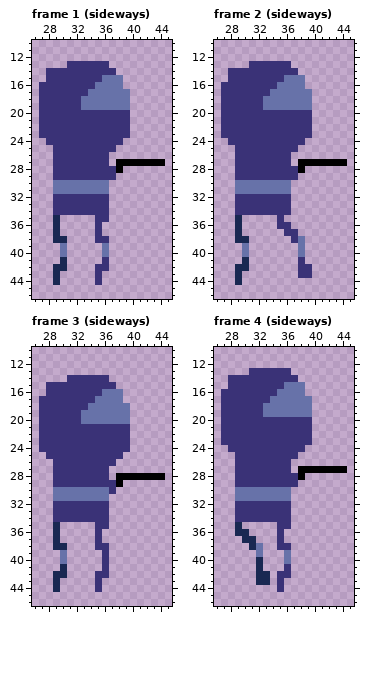
File history of a pixel-art file, Asesprite/pistol_guy.ase. The first picture shows the starting point.
64x64 pixels, 15 frames. Shown: frame 1 (sideways): x 26..45, y 10..46; frame 2 (sideways): x 26..45, y 10..46; frame 3 (sideways): x 26..45, y 10..46; frame 4 (sideways): x 26..45, y 10..46. The commit also changed other frames, which this record leaves out.
After the commit:
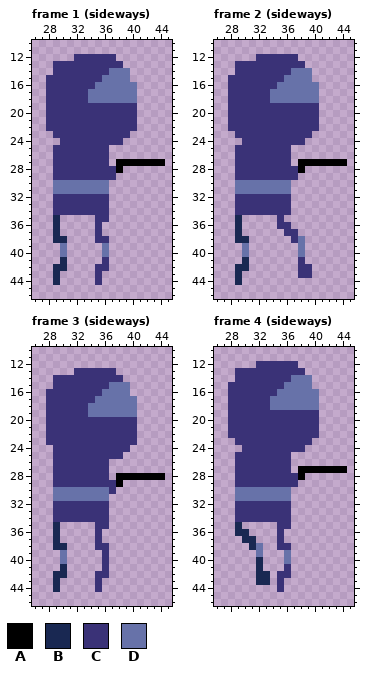
Palette (. is transparent): A #000000  B #192852  C #3a3277  D #6772a9
Commit message: unused idle animation
From old to new:
Frame 1 (sideways), layer "head":
Colour C now appears in row 12 at x 32 to 37; in row 13 at x 29 to 30 and 37 to 38; in rows 19 to 22 at x 40.
The author changed colour D to colour C in row 18 at x 33; in row 19 at x 33 to 39.
Colour D now appears in row 14 at x 38 to 39; in row 15 at x 39; in row 16 at x 39 to 40; in rows 17 to 18 at x 40.
The author changed colour C to colour D in row 14 at x 37.
Colour C is removed in row 14 at x 28; in rows 16 to 22 at x 27; in row 23 at x 27 to 28; in row 24 at x 28 to 29; in row 25 at x 37.
Frame 2 (sideways), layer "head": the same change as frame 1 (sideways)
Frame 3 (sideways), layer "head":
Colour C now appears in row 13 at x 32 to 37; in row 14 at x 29 to 30 and 37 to 38; in rows 20 to 23 at x 40.
The author changed colour D to colour C in row 19 at x 33; in row 20 at x 33 to 39.
Colour D now appears in row 15 at x 38 to 39; in row 16 at x 39; in row 17 at x 39 to 40; in rows 18 to 19 at x 40.
The author changed colour C to colour D in row 15 at x 37.
Colour C is removed in row 15 at x 28; in rows 17 to 23 at x 27; in row 24 at x 27 to 28; in row 25 at x 28; in row 26 at x 37.
Frame 4 (sideways), layer "head": the same change as frame 1 (sideways)
Changed places in both pictures, as pixel boxes (x1, y1, x2, y2):
changed: (39, 54, 137, 152)
changed: (221, 54, 319, 152)
changed: (39, 368, 137, 466)
changed: (221, 361, 319, 459)
